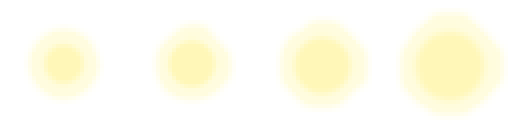
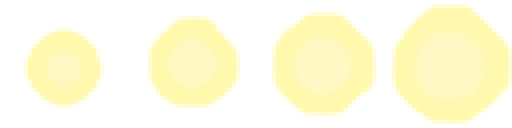
Layers edited between the first and the second 512 x 128 image:
"Layer 24 copy 2": opacity 100% → 80% over [408, 20, 496, 108]
"Layer 24 copy": opacity 100% → 80% over [288, 28, 360, 100]
"Layer 2": opacity 100% → 80% over [164, 32, 224, 92]
"Layer 1": opacity 100% → 80%, painted on it over [36, 36, 92, 92]
